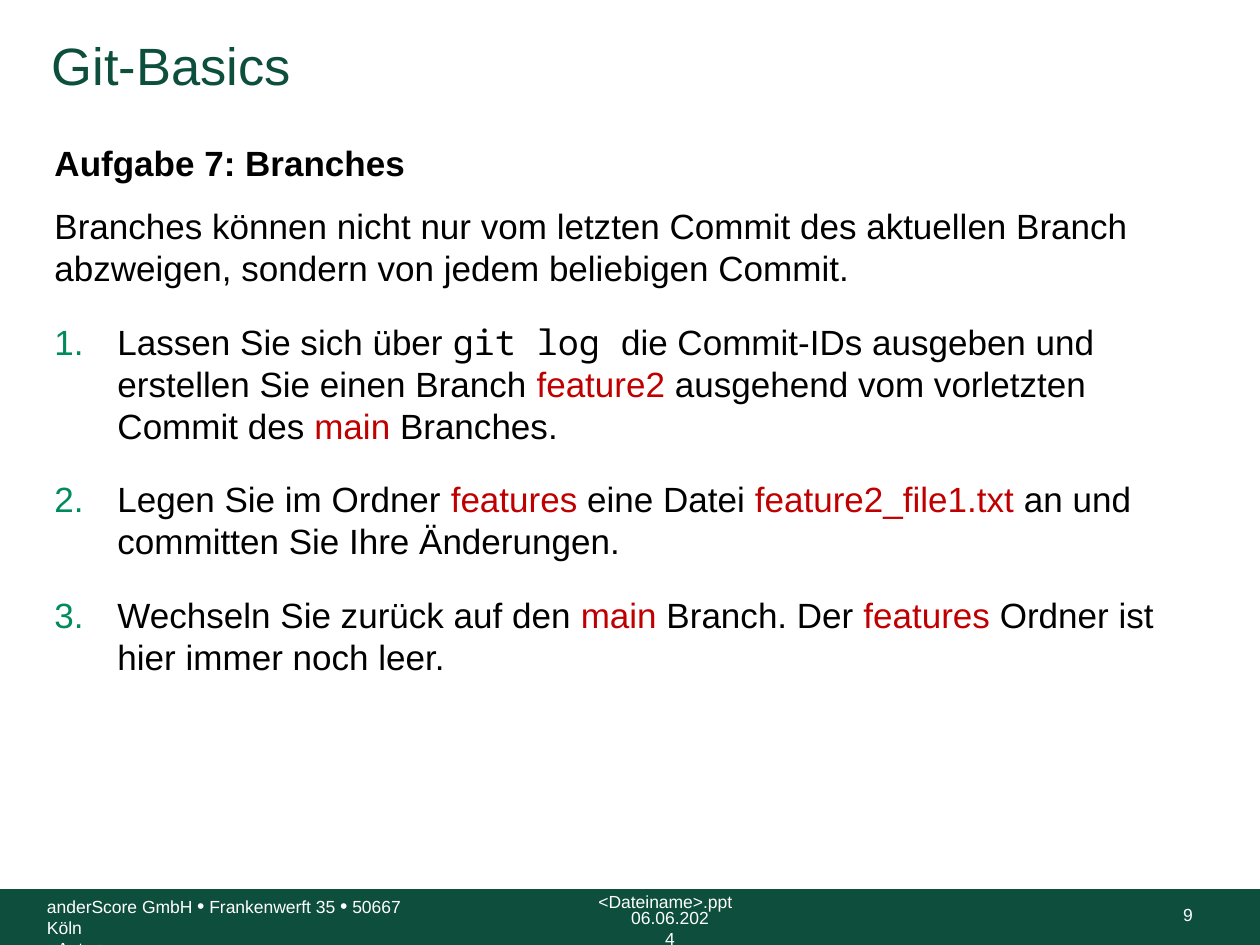
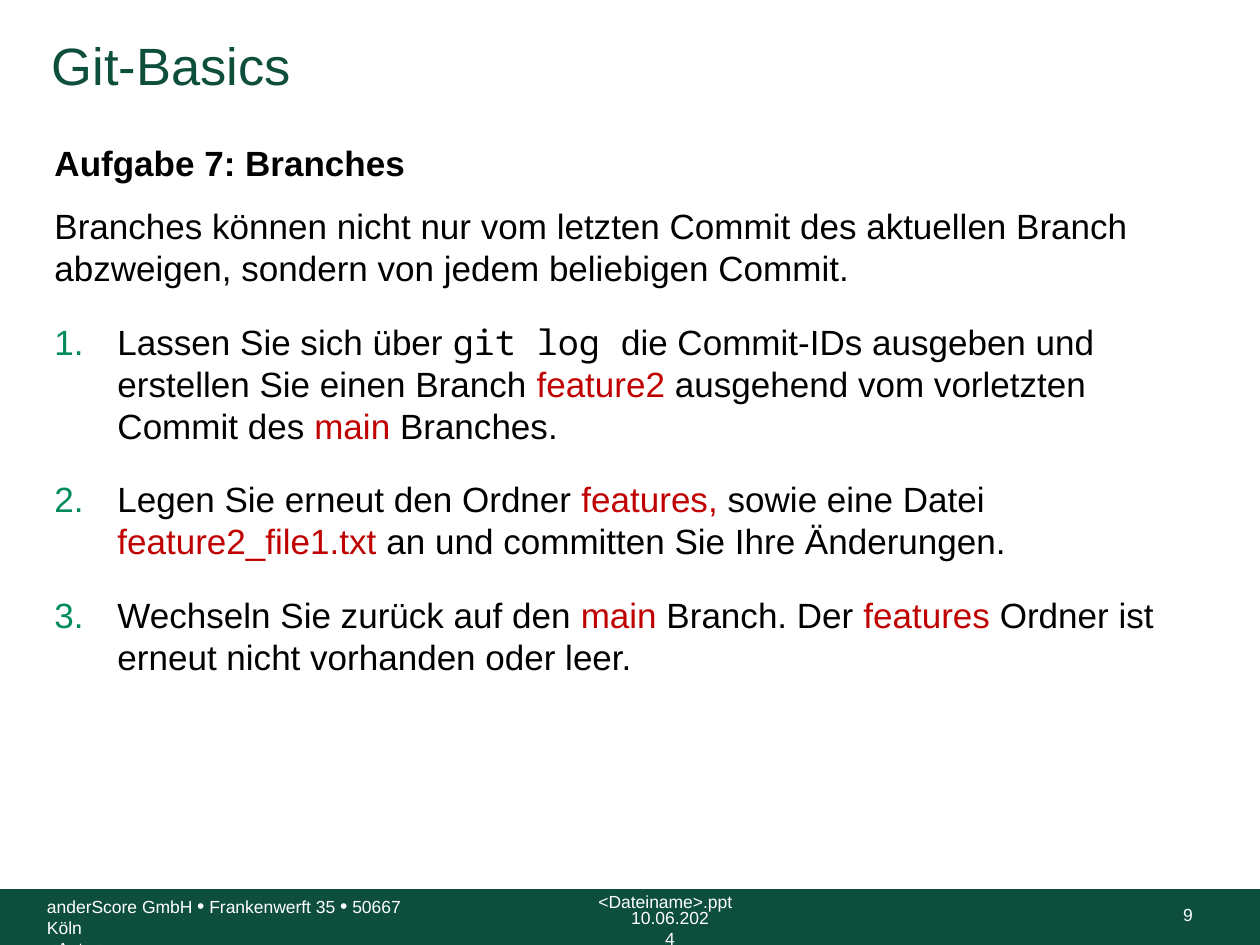
Before and after one commit to anderscore-gmbh/gitlab, a slide deck: slide 9 of slides/Tag-1_7-Git-Uebung.pptx. Drawn at 1260x945 pixels with LibreOffice and Linux fonts; fonts in the diff are those of the drawing; background and template pictures are left out. Boxes give left, top, right and bottom in pixels: in the first picture for what was removed or moved away, otherwise in the second. Text is boxed around its words. In the diff, an @@ line names an element or a change of style, - is before the commit and + after.

```diff
--- a/slides/Tag-1_7-Git-Uebung.pptx
+++ b/slides/Tag-1_7-Git-Uebung.pptx
@@ text at <box>117,486,1154,671</box>: text changed @@
-2. Legen Sie im Ordner features eine Datei feature2_file1.txt an und committen Sie Ihre Änderungen.
-3. Wechseln Sie zurück auf den main Branch. Der features Ordner ist hier immer noch leer.
+2. Legen Sie erneut den Ordner features, sowie eine Datei feature2_file1.txt an und committen Sie Ihre Änderungen.
+3. Wechseln Sie zurück auf den main Branch. Der features Ordner ist erneut nicht vorhanden oder leer.
@@ text at <box>631,911,709,924</box>: text changed @@
-06.06.2024
+10.06.2024
```
Also in this commit, not shown: 21 other slides changed, 2 other files.
